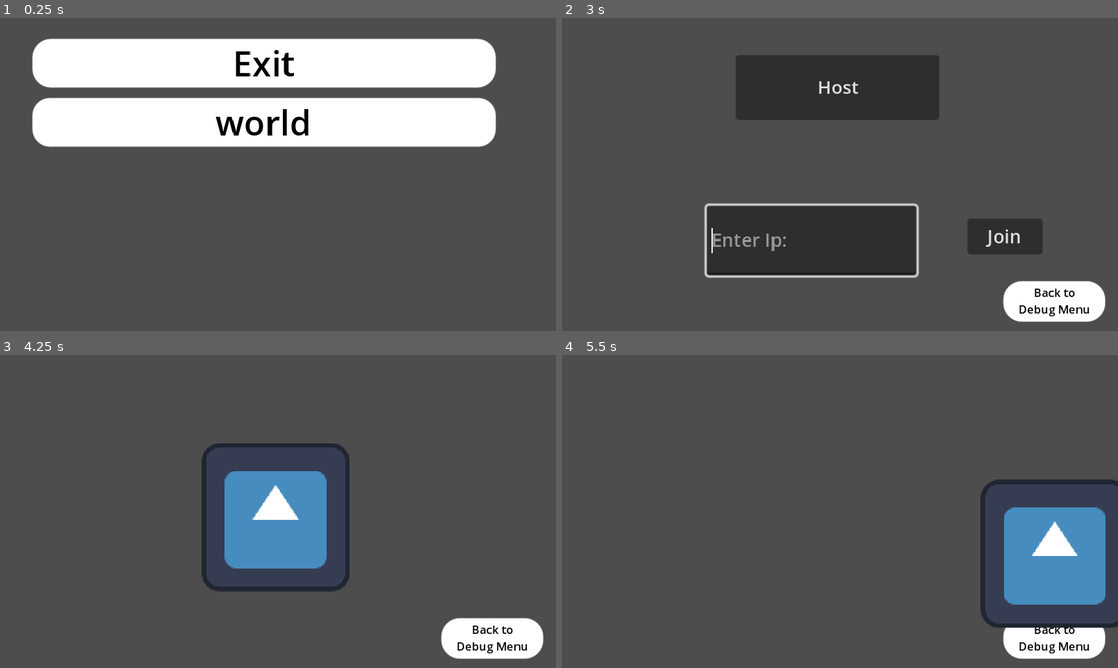
Above: before the commit, frames 1-4 (two rows, left to right).
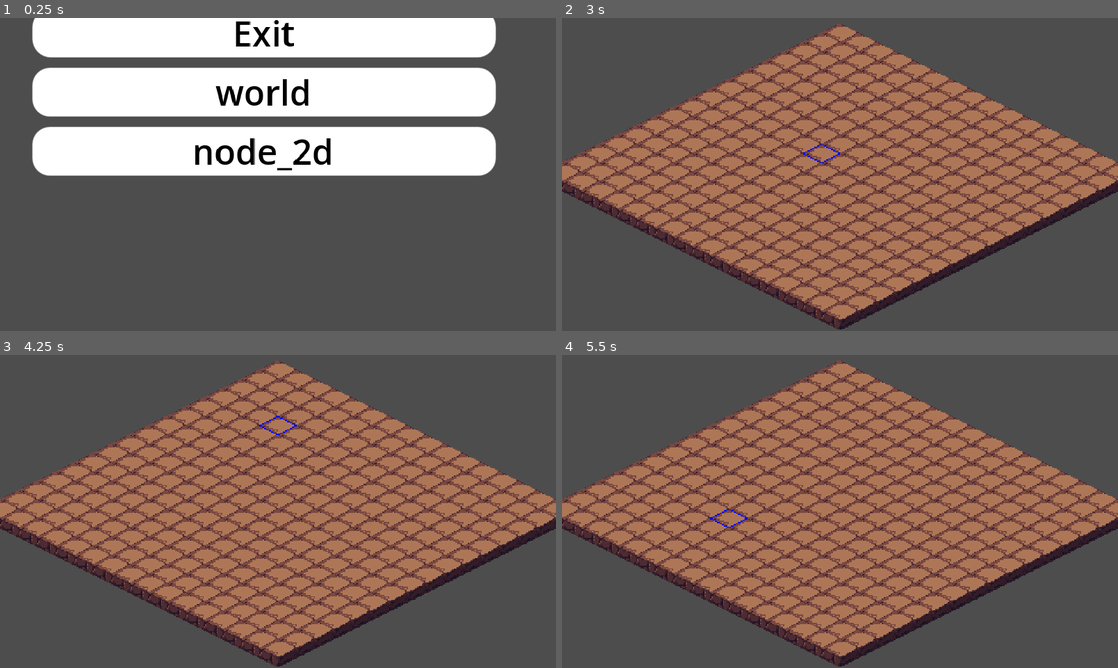
Above: after the commit, the same moments.

Repository: CodingMan275/gunslinger
Game: Godot game, scene res://debug_screen/debug_menu.tscn
Same seed, same stepped clock (60 frames per second), same inputs: the game is played once before the commit and once after it. The engine's default icon, where the game draws it, is replaced by a stand-in: a white triangle on a blue panel in a dark square.
Inputs (mouse positions are in pixels of both pictures, inside the frame that each line leads up to):
- Up to frame 1 (0.25 s): no input
- Up to frame 2 (3 s): click "world" at 0.5 s; click (812, 240) at 1.27 s; type "12" at 1.35 s; click "Back to Debug Menu" at 2 s; click "world" (after the commit: "node_2d") at 2.75 s
- Up to frame 3 (4.25 s): click (278, 423) at 3.5 s, where only the run before the commit has a clickable "Host"
- Up to frame 4 (5.5 s): tap Enter at 4.25 s; move the mouse to (962, 495) at 4.27 s; hold Right (Move_Right) 4.28-5.03 s; move the mouse to (728, 527) at 5.02 s; hold Down (Move_Down) from 5.03 s (still down)

The runs differ from the first frame. In frame 1, 24% of the frame differs, in the area x 5-90%, y 0-51%; in frame 2, 57%; in frame 3, 56%; in frame 4, 58%, in the area x 0-100%, y 1-100%.

Commit message:
Added Isometric

Diff:
--- a/debug_screen/debug_menu.tscn
+++ b/debug_screen/debug_menu.tscn
@@ -21,7 +21,7 @@
 grow_horizontal = 2
 grow_vertical = 2
 script = ExtResource("1_ofl7y")
-scenes = Array[String](["res://world.tscn"])
+scenes = Array[String](["res://world.tscn", "res://node_2d.tscn"])
 
 [node name="VBoxContainer" type="VBoxContainer" parent="."]
 unique_name_in_owner = true
